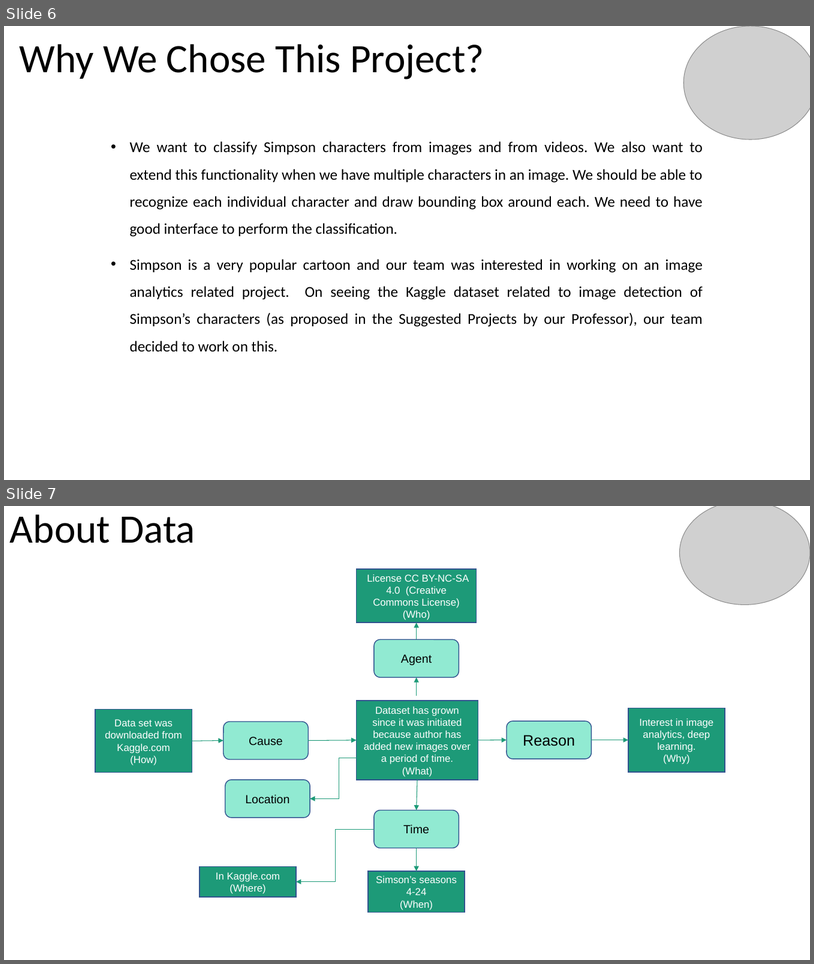
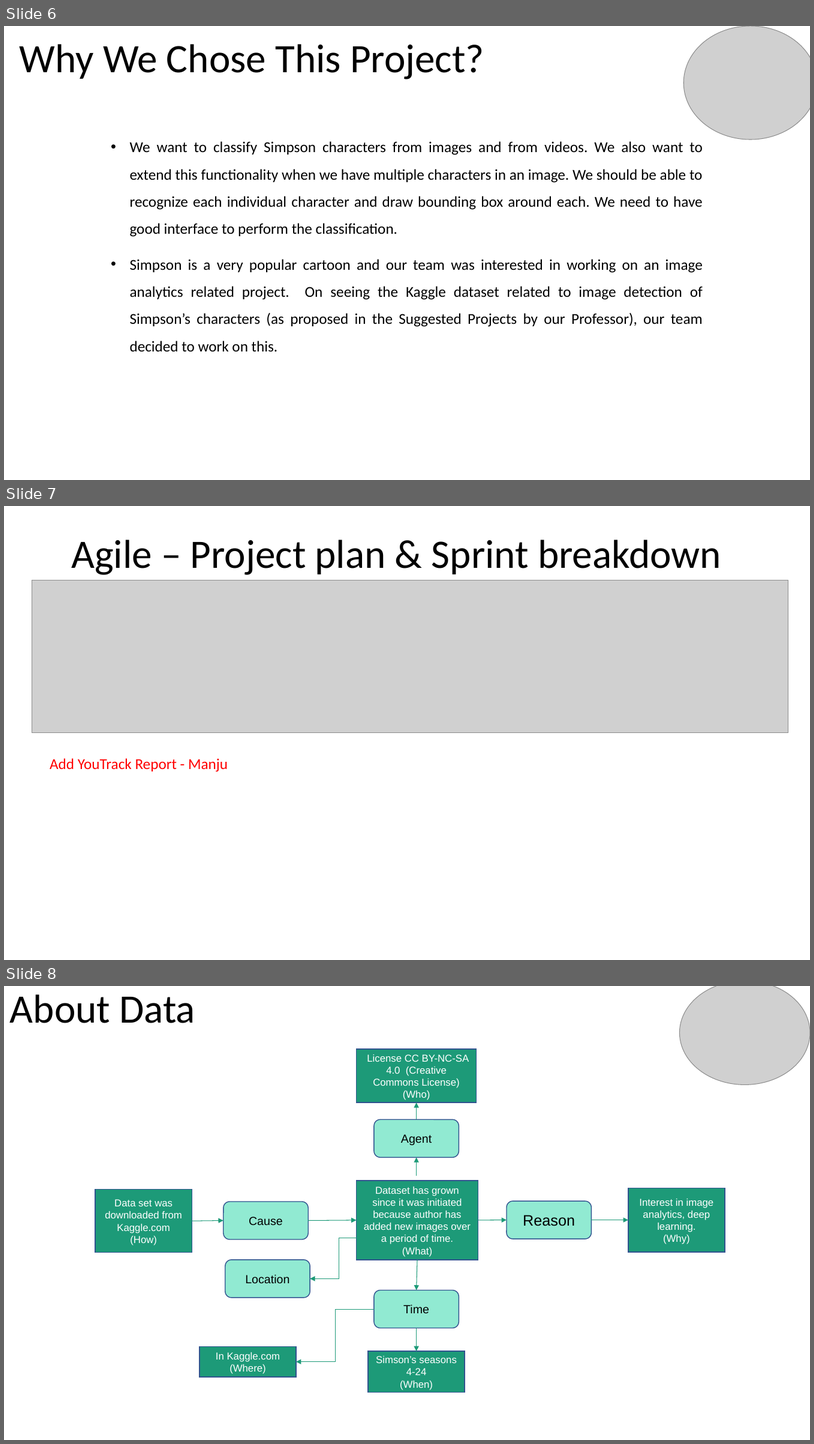
Before and after one commit to zliu007/DAEN690Report, a slide deck: SimpsonsImageDetection_Final Presentation_Merged.pptx. Shown one above the other, each under a label of ours: slides 6 and 7 before the commit, slides 6, 7 and 8 after it. The pictures are 814x964 and 814x1444 pixels, drawn with LibreOffice and Linux fonts; fonts in the diff are those of the drawing; grey boxes stand for pictures. Boxes give left, top, right and bottom in pixels: in the first picture for what was removed or moved away, otherwise in the second. Text is boxed around its words. In the diff, an @@ line names an element or a change of style, - is before the commit and + after.

```diff
--- a/SimpsonsImageDetection_Final Presentation_Merged.pptx
+++ b/SimpsonsImageDetection_Final Presentation_Merged.pptx
@@ slide 7 added at box(4, 506, 810, 960), background #FFFFFF @@
@@ title added at box(71, 540, 722, 575), 48 pt, text #000000 @@
+Agile – Project plan & Sprint breakdown
@@ picture added at box(32, 580, 789, 733) @@
@@ text added at box(50, 758, 228, 772), 18 pt, text #FF0000 @@
+Add YouTrack Report - Manju
@@ what was slide 7 is now slide 8 @@
```
Also in this commit, not shown: 2 slides changed, 2 other slides added.
